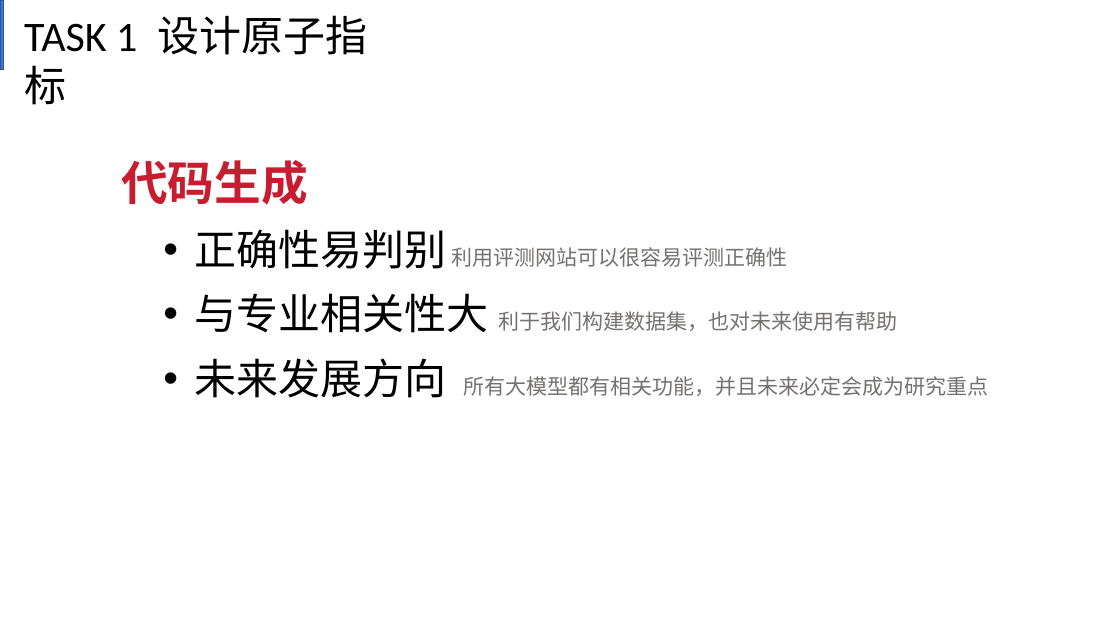
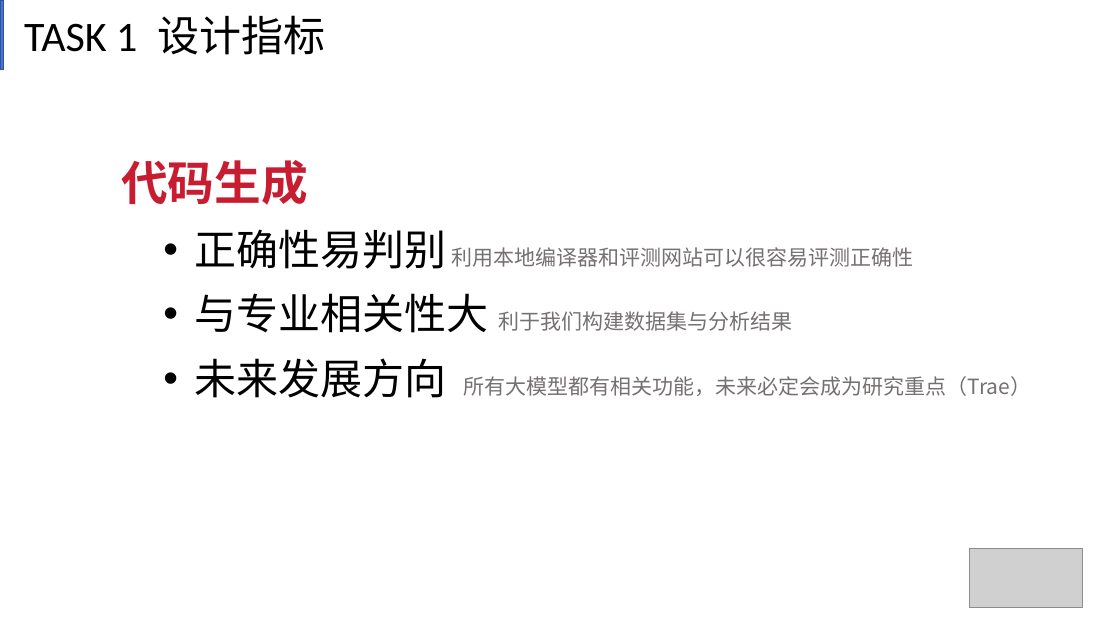
Before and after one commit to Count-group/project1, a slide deck: slide 3 of 计算机组成原理第一次创新作业.pptx. Drawn at 1120x630 pixels with LibreOffice and Linux fonts; fonts in the diff are those of the drawing; grey boxes stand for pictures. Boxes give left, top, right and bottom in pixels: in the first picture for what was removed or moved away, otherwise in the second. Text is boxed around its words. In the diff, an @@ line names an element or a change of style, - is before the commit and + after.

```diff
--- a/计算机组成原理第一次创新作业.pptx
+++ b/计算机组成原理第一次创新作业.pptx
@@ text at box(24, 15, 325, 55): text changed; font Noto Sans CJK SC to Calibri @@
-TASK 1 设计原子指标
+TASK 1 设计指标
@@ text at box(195, 229, 1032, 398): text changed @@
-  • 正确性易判别 利用评测网站可以很容易评测正确性
-  • 与专业相关性大 利于我们构建数据集，也对未来使用有帮助
-  • 未来发展方向 所有大模型都有相关功能，并且未来必定会成为研究重点
+  • 正确性易判别 利用本地编译器和评测网站可以很容易评测正确性
+  • 与专业相关性大 利于我们构建数据集与分析结果
+  • 未来发展方向 所有大模型都有相关功能，未来必定会成为研究重点（Trae）
@@ picture added at box(970, 549, 1083, 607) @@
```
Also in this commit, not shown: 17 other slides changed.
